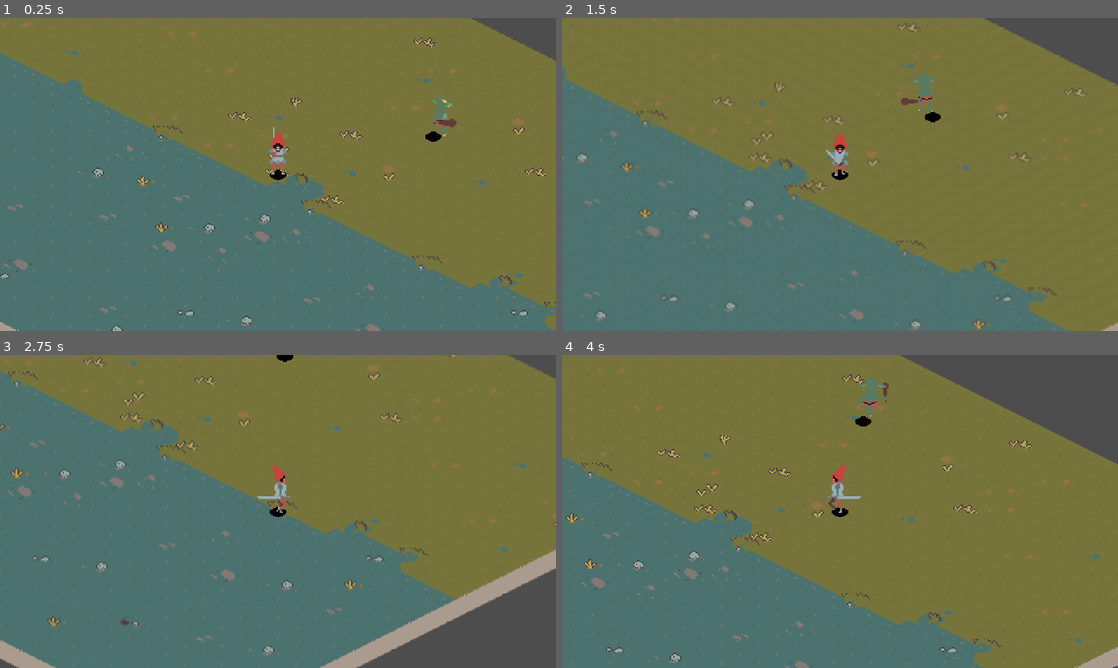
Above: before the commit, frames 1-4 (two rows, left to right).
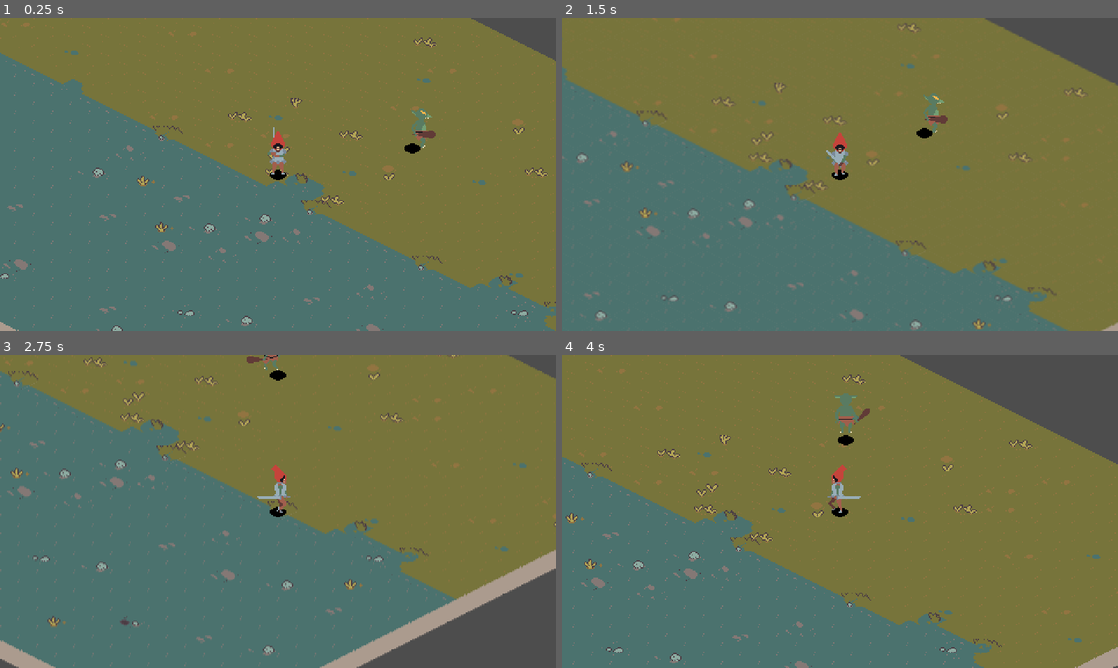
Above: after the commit, the same moments.

Repository: BadDimensions/shining-iso
Game: Godot game, scene res://main_game_scene.tscn
The game is run twice, just before and just after one commit, with the same random seed, the same clock (stepped at 60 frames per second) and the same inputs.
Inputs:
- Up to frame 1 (0.25 s): no input
- Up to frame 2 (1.5 s): hold Right (right) 0.53-1.28 s; hold Z (attack) 0.53-1.28 s; hold Down (down) from 1.28 s (still down); tap Z (attack) at 1.35 s
- Up to frame 3 (2.75 s): release Down (down) at 2.03 s; hold Right (right) from 2.03 s (still down); hold Z (attack) from 2.03 s (still down)
- Up to frame 4 (4 s): release Right (right) at 2.78 s; release Z (attack) at 2.78 s; hold Up (up) 2.78-3.53 s; tap Z (attack) at 2.85 s; hold Left (left) from 3.53 s (still down); hold Z (attack) from 3.53 s (still down)

The runs differ from the first frame. In frame 1, 0.6% of the frame differs, in the area x 72-83%, y 25-44%; in frame 2, 0.6%; in frame 3, 0.2%; in frame 4, 0.8%, in the area x 49-59%, y 7-29%.

Commit message:
slight adjustments

Diff:
--- a/enemies/gorblin.tscn
+++ b/enemies/gorblin.tscn
@@ -11,9 +11,7 @@
 [ext_resource type="Script" uid="uid://cogak2qixmfiv" path="res://enemies/states/Enemy_State_Stun.gd" id="7_x10xp"]
 [ext_resource type="Script" uid="uid://6x8vt3tgtqjf" path="res://enemies/states/Enemy_State_Destroy.gd" id="8_irknb"]
 
-[sub_resource type="CapsuleShape2D" id="CapsuleShape2D_04rfj"]
-radius = 12.0
-height = 36.0
+[sub_resource type="CircleShape2D" id="CircleShape2D_7bg2j"]
 
 [sub_resource type="Animation" id="Animation_irknb"]
 length = 0.001
@@ -115,7 +113,7 @@
 
 [sub_resource type="Animation" id="Animation_h1spn"]
 resource_name = "idle_diagonal_down"
-length = 0.2
+length = 0.4
 loop_mode = 2
 tracks/0/type = "value"
 tracks/0/imported = false
@@ -124,7 +122,7 @@
 tracks/0/interp = 1
 tracks/0/loop_wrap = true
 tracks/0/keys = {
-"times": PackedFloat32Array(0, 0.10000001, 0.2),
+"times": PackedFloat32Array(0, 0.2, 0.4),
 "transitions": PackedFloat32Array(1, 1, 1),
 "update": 1,
 "values": [3, 4, 5]
@@ -132,7 +130,7 @@
 
 [sub_resource type="Animation" id="Animation_k0yaw"]
 resource_name = "idle_diagonal_up"
-length = 0.2
+length = 0.4
 loop_mode = 2
 tracks/0/type = "value"
 tracks/0/imported = false
@@ -141,7 +139,7 @@
 tracks/0/interp = 1
 tracks/0/loop_wrap = true
 tracks/0/keys = {
-"times": PackedFloat32Array(0, 0.10000001, 0.2),
+"times": PackedFloat32Array(0, 0.2, 0.4),
 "transitions": PackedFloat32Array(1, 1, 1),
 "update": 1,
 "values": [9, 10, 11]
@@ -149,7 +147,7 @@
 
 [sub_resource type="Animation" id="Animation_i4ur1"]
 resource_name = "idle_down"
-length = 0.2
+length = 0.4
 loop_mode = 2
 tracks/0/type = "value"
 tracks/0/imported = false
@@ -158,7 +156,7 @@
 tracks/0/interp = 1
 tracks/0/loop_wrap = true
 tracks/0/keys = {
-"times": PackedFloat32Array(0, 0.10000001, 0.2),
+"times": PackedFloat32Array(0, 0.2, 0.4),
 "transitions": PackedFloat32Array(1, 1, 1),
 "update": 1,
 "values": [0, 1, 2]
@@ -166,7 +164,7 @@
 
 [sub_resource type="Animation" id="Animation_yt0y1"]
 resource_name = "idle_side"
-length = 0.2
+length = 0.4
 loop_mode = 2
 tracks/0/type = "value"
 tracks/0/imported = false
@@ -175,7 +173,7 @@
 tracks/0/interp = 1
 tracks/0/loop_wrap = true
 tracks/0/keys = {
-"times": PackedFloat32Array(0, 0.10000001, 0.2),
+"times": PackedFloat32Array(0, 0.2, 0.4),
 "transitions": PackedFloat32Array(1, 1, 1),
 "update": 1,
 "values": [6, 7, 8]
@@ -183,7 +181,7 @@
 
 [sub_resource type="Animation" id="Animation_mgyyi"]
 resource_name = "idle_up"
-length = 0.2
+length = 0.4
 loop_mode = 2
 tracks/0/type = "value"
 tracks/0/imported = false
@@ -192,7 +190,7 @@
 tracks/0/interp = 1
 tracks/0/loop_wrap = true
 tracks/0/keys = {
-"times": PackedFloat32Array(0, 0.10000001, 0.2),
+"times": PackedFloat32Array(0, 0.2, 0.4),
 "transitions": PackedFloat32Array(1, 1, 1),
 "update": 1,
 "values": [12, 13, 14]
@@ -389,14 +387,13 @@
 &"walk_up": SubResource("Animation_ruu43")
 }
 
-[sub_resource type="CapsuleShape2D" id="CapsuleShape2D_irknb"]
+[sub_resource type="CircleShape2D" id="CircleShape2D_rrthw"]
 radius = 12.0
-height = 36.0
 
 [sub_resource type="CircleShape2D" id="CircleShape2D_irknb"]
 
 [node name="gorblin" type="CharacterBody2D" unique_id=720483896]
-collision_mask = 16
+collision_layer = 2
 script = ExtResource("1_3q6jj")
 
 [node name="Sprite2D" type="Sprite2D" parent="." unique_id=279699007]
@@ -410,8 +407,8 @@
 texture = ExtResource("2_xvj7g")
 
 [node name="CollisionShape2D" type="CollisionShape2D" parent="." unique_id=1315272181]
-position = Vector2(0, 11)
-shape = SubResource("CapsuleShape2D_04rfj")
+position = Vector2(0, 28)
+shape = SubResource("CircleShape2D_7bg2j")
 
 [node name="AnimationPlayer" type="AnimationPlayer" parent="." unique_id=1155982547]
 libraries/ = SubResource("AnimationLibrary_3qvaj")
@@ -435,15 +432,19 @@
 script = ExtResource("8_irknb")
 
 [node name="Hurtbox" type="Area2D" parent="." unique_id=67094015]
+collision_layer = 4
+collision_mask = 2
 script = ExtResource("3_g6mnb")
 metadata/_custom_type_script = "uid://bkv5sfdd4ugal"
 
 [node name="CollisionShape2D" type="CollisionShape2D" parent="Hurtbox" unique_id=1532234385]
-position = Vector2(0, 11)
-shape = SubResource("CapsuleShape2D_irknb")
+position = Vector2(0, 28)
+shape = SubResource("CircleShape2D_rrthw")
 debug_color = Color(0, 0.6, 0, 0.41960785)
 
 [node name="Hitbox" type="Area2D" parent="." unique_id=1401919094]
+collision_layer = 0
+collision_mask = 0
 script = ExtResource("4_xvj7g")
 metadata/_custom_type_script = "uid://dwv7neum3vd4c"
 
--- a/enemies/states/Enemy_State_Stun.gd
+++ b/enemies/states/Enemy_State_Stun.gd
@@ -31,8 +31,9 @@
 
 func Process(_delta: float) -> EnemyState:
 	if animation_finished == true:
+		enemy.velocity -= enemy.velocity * decelerate_speed * _delta
 		return next_state
-		enemy.velocity -= enemy.velocity * decelerate_speed * _delta
+		#enemy.velocity -= enemy.velocity * decelerate_speed * _delta
 	return null
 
 func Physics(_delta: float) -> EnemyState:
@@ -41,5 +42,6 @@
 func on_enemy_damaged() -> void:
 	state_machine.ChangeState(self)
 
+
 func on_animation_finished(I_a : String) -> void:
 	animation_finished = true
--- a/player/kurt.tscn
+++ b/player/kurt.tscn
@@ -5,9 +5,9 @@
 [ext_resource type="Texture2D" uid="uid://yrxreqga7cwh" path="res://player/kurt_01.png" id="2_v57gg"]
 [ext_resource type="Texture2D" uid="uid://or07240cv26y" path="res://player/kurt_shadow.png" id="3_fsvws"]
 [ext_resource type="Script" uid="uid://cwaemvsg3eqxt" path="res://player/state_walk.gd" id="3_he7lc"]
-[ext_resource type="Script" uid="uid://bkv5sfdd4ugal" path="res://scripts/hurtbox.gd" id="3_v57gg"]
 [ext_resource type="Script" uid="uid://cg20htlnhn5lb" path="res://player/playerstatemachine.gd" id="3_vaxvc"]
 [ext_resource type="Script" uid="uid://dsxyrbov8usru" path="res://player/state_attack.gd" id="4_bxe58"]
+[ext_resource type="Script" uid="uid://dwv7neum3vd4c" path="res://scripts/hitbox.gd" id="4_v57gg"]
 [ext_resource type="Script" uid="uid://c6vs0ter1dm7f" path="res://player/playercamera.gd" id="5_vaxvc"]
 [ext_resource type="Script" uid="uid://xx1rt7x73618" path="res://player/playerinteractionshost.gd" id="6_v57gg"]
 
@@ -26,6 +26,30 @@
 "transitions": PackedFloat32Array(1),
 "update": 1,
 "values": [0]
+}
+tracks/1/type = "value"
+tracks/1/imported = false
+tracks/1/enabled = true
+tracks/1/path = NodePath("Sprite2D/AttackHitbox/CollisionShape2D:position")
+tracks/1/interp = 1
+tracks/1/loop_wrap = true
+tracks/1/keys = {
+"times": PackedFloat32Array(0),
+"transitions": PackedFloat32Array(1),
+"update": 0,
+"values": [Vector2(1, -11)]
+}
+tracks/2/type = "value"
+tracks/2/imported = false
+tracks/2/enabled = true
+tracks/2/path = NodePath("Sprite2D/AttackHitbox/CollisionShape2D:disabled")
+tracks/2/interp = 1
+tracks/2/loop_wrap = true
+tracks/2/keys = {
+"times": PackedFloat32Array(0),
+"transitions": PackedFloat32Array(1),
+"update": 1,
+"values": [true]
 }
 
 [sub_resource type="Animation" id="Animation_om7u0"]
@@ -43,6 +67,18 @@
 "update": 1,
 "values": [85, 86, 87, 85]
 }
+tracks/1/type = "value"
+tracks/1/imported = false
+tracks/1/enabled = true
+tracks/1/path = NodePath("Sprite2D/AttackHitbox/CollisionShape2D:disabled")
+tracks/1/interp = 1
+tracks/1/loop_wrap = true
+tracks/1/keys = {
+"times": PackedFloat32Array(0, 0.10000001, 0.20000002, 0.3),
+"transitions": PackedFloat32Array(1, 1, 1, 1),
+"update": 1,
+"values": [true, false, false, true]
+}
 
 [sub_resource type="Animation" id="Animation_yjosg"]
 resource_name = "kurt_attack_diagonal_up"
@@ -59,6 +95,18 @@
 "update": 1,
 "values": [79, 80, 81, 79]
 }
+tracks/1/type = "value"
+tracks/1/imported = false
+tracks/1/enabled = true
+tracks/1/path = NodePath("Sprite2D/AttackHitbox/CollisionShape2D:disabled")
+tracks/1/interp = 1
+tracks/1/loop_wrap = true
+tracks/1/keys = {
+"times": PackedFloat32Array(0, 0.10000001, 0.20000002, 0.3),
+"transitions": PackedFloat32Array(1, 1, 1, 1),
+"update": 1,
+"values": [true, false, false, true]
+}
 
 [sub_resource type="Animation" id="Animation_vaxvc"]
 resource_name = "kurt_attack_down"
@@ -75,6 +123,30 @@
 "update": 1,
 "values": [64, 65, 66, 64]
 }
+tracks/1/type = "value"
+tracks/1/imported = false
+tracks/1/enabled = true
+tracks/1/path = NodePath("Sprite2D/AttackHitbox/CollisionShape2D:position")
+tracks/1/interp = 1
+tracks/1/loop_wrap = true
+tracks/1/keys = {
+"times": PackedFloat32Array(0, 0.10000001, 0.20000002, 0.3),
+"transitions": PackedFloat32Array(1, 1, 1, 1),
+"update": 0,
+"values": [Vector2(0, 33), Vector2(0, 33), Vector2(0, 33), Vector2(0, 33)]
+}
+tracks/2/type = "value"
+tracks/2/imported = false
+tracks/2/enabled = true
+tracks/2/path = NodePath("Sprite2D/AttackHitbox/CollisionShape2D:disabled")
+tracks/2/interp = 1
+tracks/2/loop_wrap = true
+tracks/2/keys = {
+"times": PackedFloat32Array(0, 0.10000001, 0.20000002, 0.3),
+"transitions": PackedFloat32Array(1, 1, 1, 1),
+"update": 1,
+"values": [true, false, false, true]
+}
 
 [sub_resource type="Animation" id="Animation_v57gg"]
 resource_name = "kurt_attack_side"
@@ -91,6 +163,30 @@
 "update": 1,
 "values": [82, 83, 84, 82]
 }
+tracks/1/type = "value"
+tracks/1/imported = false
+tracks/1/enabled = true
+tracks/1/path = NodePath("Sprite2D/AttackHitbox/CollisionShape2D:position")
+tracks/1/interp = 1
+tracks/1/loop_wrap = true
+tracks/1/keys = {
+"times": PackedFloat32Array(0, 0.10000001, 0.20000002, 0.3),
+"transitions": PackedFloat32Array(1, 1, 1, 1),
+"update": 0,
+"values": [Vector2(26, 6), Vector2(22, 3), Vector2(23, 17), Vector2(23, 17)]
+}
+tracks/2/type = "value"
+tracks/2/imported = false
+tracks/2/enabled = true
+tracks/2/path = NodePath("Sprite2D/AttackHitbox/CollisionShape2D:disabled")
+tracks/2/interp = 1
+tracks/2/loop_wrap = true
+tracks/2/keys = {
+"times": PackedFloat32Array(0, 0.10000001, 0.20000002, 0.3),
+"transitions": PackedFloat32Array(1, 1, 1, 1),
+"update": 1,
+"values": [true, false, false, true]
+}
 
 [sub_resource type="Animation" id="Animation_fsvws"]
 resource_name = "kurt_attack_up"
@@ -106,6 +202,30 @@
 "transitions": PackedFloat32Array(1, 1, 1, 1),
 "update": 1,
 "values": [76, 77, 78, 76]
+}
+tracks/1/type = "value"
+tracks/1/imported = false
+tracks/1/enabled = true
+tracks/1/path = NodePath("Sprite2D/AttackHitbox/CollisionShape2D:position")
+tracks/1/interp = 1
+tracks/1/loop_wrap = true
+tracks/1/keys = {
+"times": PackedFloat32Array(0, 0.10000001, 0.20000002, 0.3),
+"transitions": PackedFloat32Array(1, 1, 1, 1),
+"update": 0,
+"values": [Vector2(1, -11), Vector2(1, -11), Vector2(1, -11), Vector2(1, -11)]
+}
+tracks/2/type = "value"
+tracks/2/imported = false
+tracks/2/enabled = true
+tracks/2/path = NodePath("Sprite2D/AttackHitbox/CollisionShape2D:disabled")
+tracks/2/interp = 1
+tracks/2/loop_wrap = true
+tracks/2/keys = {
+"times": PackedFloat32Array(0.10000001, 0.20000002, 0.3),
+"transitions": PackedFloat32Array(1, 1, 1),
+"update": 1,
+"values": [false, false, true]
 }
 
 [sub_resource type="Animation" id="Animation_ebpaf"]
@@ -405,12 +525,10 @@
 &"kurt_walk_up": SubResource("Animation_4akaw")
 }
 
-[sub_resource type="CapsuleShape2D" id="CapsuleShape2D_v57gg"]
-radius = 7.0
-height = 38.0
+[sub_resource type="CircleShape2D" id="CircleShape2D_v57gg"]
 
 [node name="player" type="CharacterBody2D" unique_id=437297442]
-collision_mask = 16
+collision_mask = 2
 motion_mode = 1
 wall_min_slide_angle = 0.17453292
 script = ExtResource("1_bxe58")
@@ -426,24 +544,24 @@
 position = Vector2(32, 2)
 texture = ExtResource("3_fsvws")
 
-[node name="AttackHurtbox" type="Area2D" parent="Sprite2D" unique_id=951409074]
-collision_layer = 0
-collision_mask = 256
-script = ExtResource("3_v57gg")
-metadata/_custom_type_script = "uid://bkv5sfdd4ugal"
-
-[node name="CollisionShape2D" type="CollisionShape2D" parent="Sprite2D/AttackHurtbox" unique_id=1755830649]
+[node name="AttackHitbox" type="Area2D" parent="Sprite2D" unique_id=1267789326]
+collision_layer = 2
+collision_mask = 4
+script = ExtResource("4_v57gg")
+metadata/_custom_type_script = "uid://dwv7neum3vd4c"
+
+[node name="CollisionShape2D" type="CollisionShape2D" parent="Sprite2D/AttackHitbox" unique_id=1755830649]
 z_index = 1
-position = Vector2(-1, 39)
+position = Vector2(1, -11)
 shape = SubResource("CircleShape2D_vaxvc")
+disabled = true
 debug_color = Color(0.96862745, 0.05882353, 0.05882353, 0.41960785)
 
 [node name="AnimationPlayer" type="AnimationPlayer" parent="." unique_id=1169897675]
 libraries/ = SubResource("AnimationLibrary_1esnm")
 
 [node name="CollisionShape2D" type="CollisionShape2D" parent="." unique_id=1793881773]
-position = Vector2(0, -18)
-shape = SubResource("CapsuleShape2D_v57gg")
+shape = SubResource("CircleShape2D_v57gg")
 
 [node name="StateMachine" type="Node" parent="." unique_id=1289282382]
 script = ExtResource("3_vaxvc")
--- a/player/state_attack.gd
+++ b/player/state_attack.gd
@@ -7,20 +7,21 @@
 @export_range(1.20,0.5) var decelerate_speed: float = 5.0
 @onready var animation_player: AnimationPlayer = $"../../AnimationPlayer"
 
-@onready var attack_hurtbox: Hurtbox = $"../../Sprite2D/AttackHurtbox"
+@onready var attack_hitbox: Hitbox = $"../../Sprite2D/AttackHitbox"
+
 # Called when the node enters the scene tree for the first time.
 func Enter() -> void:
 	player.UpdateAnimation("kurt_attack")
 	animation_player.animation_finished.connect(EndAttack)
 	attacking = true
 	await get_tree().create_timer(0.075).timeout
-	attack_hurtbox.monitoring = true
+	attack_hitbox.monitoring = true
 	pass
 
 func Exit() -> void:
 	animation_player.animation_finished.disconnect(EndAttack)
 	attacking = false
-	attack_hurtbox.monitoring = false
+	attack_hitbox.monitoring = false
 	pass
 
 func Process(_delta : float) -> State:
--- a/tiles.tscn
+++ b/tiles.tscn
@@ -84,7 +84,7 @@
 tile_layout = 5
 tile_offset_axis = 1
 tile_size = Vector2i(32, 16)
-physics_layer_0/collision_layer = 1
+physics_layer_0/collision_layer = 4
 physics_layer_0/collision_mask = 0
 terrain_set_0/mode = 2
 sources/0 = SubResource("TileSetAtlasSource_7h0kd")
